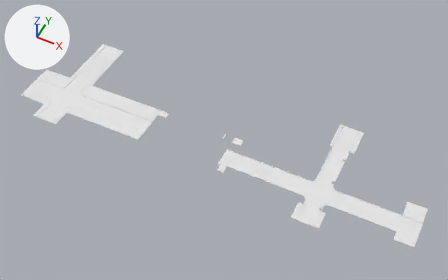
The glTF model game/assets/props/city_streets.glb, before and after one commit.
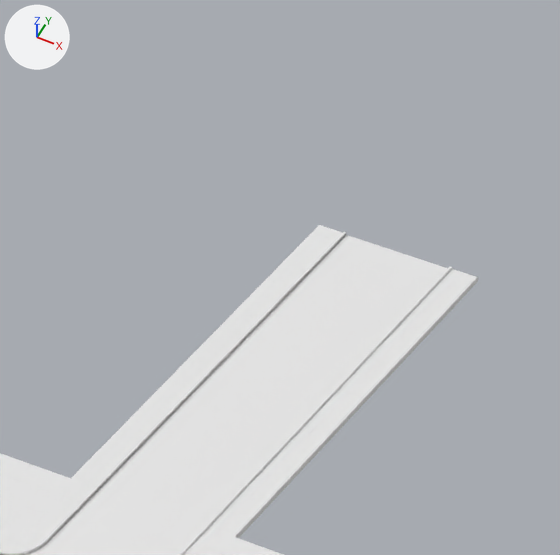
Each version appears first whole from a 50 mm camera at (106.3, -189.0, 223.8) aimed at (14.9, -6.1, -4.8), and next in a close-up on the part from 14% to 30% of the width and 5% to 31% of the height. Arrows for +X, +Y and +Z are at upper left; the lights stay in place. The first two pictures are the older version.

The first close-up shows 'Street_-4_L0__walk', 'Street_-5_L0__cap', 'Street_-5_L0__curb', 'Street_-5_L0__road', 'Street_-5_L0__walk', 'Street_-6_L0__walk'.
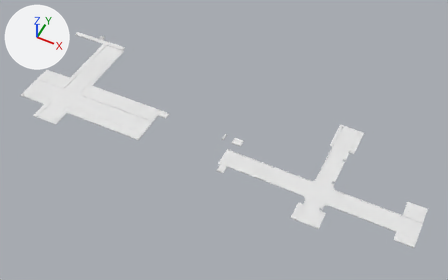
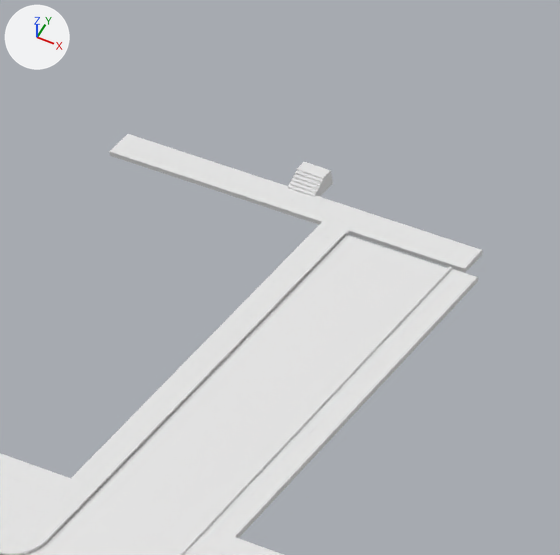
The change in detail:
Mesh me_street_hampton__6_l0__walk is new.
It has 134 vertices, 204 faces and spans x 0.0..16.0, y 25.4..27.8, z -1.4..-0.8.
Mesh me_street_hampton__5_l0__walk is new.
It has 146 vertices, 228 faces and spans x 0.0..16.0, y 25.0..27.8, z -1.2..-0.6.
Mesh me_street_hampton__5_l0__curb is new.
It has 38 vertices, 72 faces and spans x -1.2..1.2, y 27.6..30.0, z -1.22..0.0.
Object 'Street_Hampton_-6_L0__walk' (ob_street_hampton__6_l0__walk) is new; it shows me_street_hampton__6_l0__walk.
Its location is (-96.0, 0.0, 0.0).
Object 'Street_Hampton_-5_L0__walk' (ob_street_hampton__5_l0__walk) is new; it shows me_street_hampton__5_l0__walk.
Its location is (-80.0, 0.0, 0.0).
Object 'Street_Hampton_-5_L0__curb' (ob_street_hampton__5_l0__curb) is new; it shows me_street_hampton__5_l0__curb.
Its location is (-80.0, 0.0, 0.0).

Changed parts and their boxes [x1, y1, x2, y2] in the close-ups (560 x 555 px):
'Street_Hampton_-5_L0__walk', added
    after: [284, 193, 483, 273]
'Street_Hampton_-6_L0__walk', added
    after: [109, 134, 301, 213]
'Street_Hampton_-5_L0__curb', added
    after: [287, 162, 333, 197]
